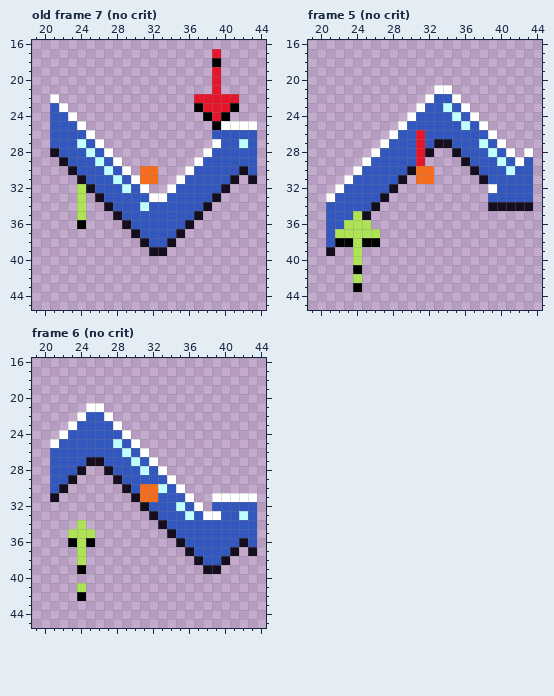
Two versions of one pixel-art file, WIP Assets/QuarterReport.aseprite. The picture above was drawn from the file before the commit.
32x48 pixels, 24 frames. Shown: old frame 7 (no crit): x 19..44, y 16..45; frame 5 (no crit): x 19..44, y 16..45; frame 6 (no crit): x 19..44, y 16..45. The old version is drawn lined up with the new one, on the new canvas. The commit also changed other frames, which this record leaves out.
New version:
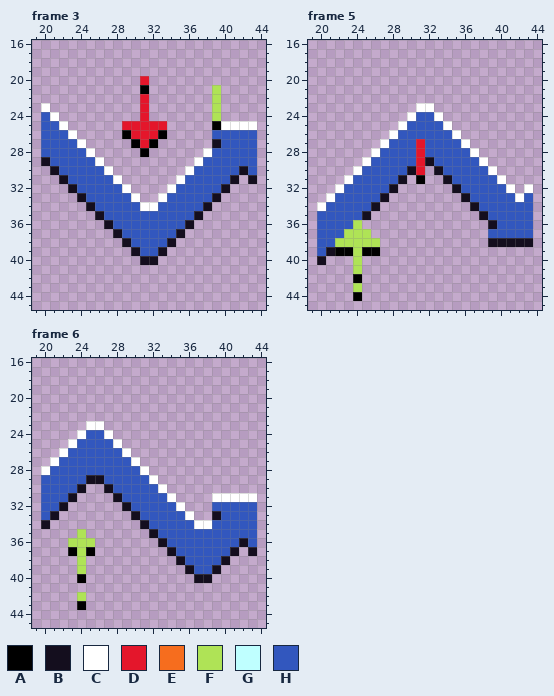
Palette (. is transparent): A #000000  B #140e1e  C #ffffff  D #e4162b  E #f66d1e  F #afe356  G #bfffff  H #3257be
A new or re-ordered frame is compared with the old frame closest to it.
Author's note on the commit: quarterly report is in and bigstox floppy
Changes in this commit:
canvas 32x48 -> 64x64, the old top-left corner now at 16,7
frames re-ordered
--- frame 3 against old frame 7 (no crit)
@@ x 19..44 @@
 16 ..........................
-17 ....................D.....
-18 ....................A.....
-19 ....................D.....
-20 ....................D.....
-21 ....................D.....
-22 ..C...............DDDDD...
-23 ..HC..............ADDDA...
-24 ..HHC..............ADA....
-25 ..HHHC..............ACCCC.
-26 ..HHHHC.............HHHHH.
-27 ..HHHGHC............CHHGH.
-28 ..BHHHGHC..........CHHHHH.
-29 ...BHHHGHC........CHHHHHH.
-30 ....BHHHGHC.EE...CHHHHHBH.
-31 .....BHHHGHCEE..CHHHHHB.B.
-32 .....FBHHHGHC..CHHHHHB....
-33 .....F.BHHHHHCCHHHHHB.....
-34 .....F..BHHHGHHHHHHB......
-35 .....F...BHHHHHHHHB.......
-36 .....A....BHHHHHHB........
-37 ...........BHHHHB.........
-38 ............BHHB..........
-39 .............BB...........
-40 ..........................
+17 ..........................
+18 ..........................
+19 ..........................
+20 ............D.............
+21 ............A.......F.....
+22 ............D.......F.....
+23 .C..........D.......F.....
+24 .HC.........D.......F.....
+25 .HHC......DDDDD.....ACCCC.
+26 .HHHC.....ADDDA.....HHHHH.
+27 .HHHHC.....ADA......BHHHH.
+28 .HHHHHC.....A......CHHHHH.
+29 .BHHHHHC..........CHHHHHH.
+30 ..BHHHHHC........CHHHHHBH.
+31 ...BHHHHHC......CHHHHHB.B.
+32 ....BHHHHHC....CHHHHHB....
+33 .....BHHHHHC..CHHHHHB.....
+34 ......BHHHHHCCHHHHHB......
+35 .......BHHHHHHHHHHB.......
+36 ........BHHHHHHHHB........
+37 .........BHHHHHHB.........
+38 ..........BHHHHB..........
+39 ...........BHHB...........
+40 ............BB............
 41 ..........................
--- frame 5
@@ x 19..44 @@
 20 ..........................
-21 ..............CC..........
-22 .............CHHC.........
-23 ............CHHGHC........
-24 ...........CHHHHGHC.......
-25 ..........CHHHHHHGHC......
-26 .........CHHDHHHHHHHC.....
-27 ........CHHHDHBBHHHGHC....
-28 .......CHHHHDB..BHHHGHC.C.
-29 ......CHHHHHD....BHHHGHCH.
-30 .....CHHHHHBEE....BHHHGHH.
-31 ....CHHHHHB.EE.....BHHHHH.
-32 ...CHHHHHB..........CHHHH.
-33 ..CHHHHHB...........HHHHH.
-34 ..HHHHHB............BBBBB.
-35 ..HHHFB...................
-36 ..HHFFF...................
-37 ..HFFFFF..................
-38 ..HAAFAA..................
-39 ..B..F....................
-40 .....F....................
-41 .....A....................
-42 .....F....................
-43 .....A....................
-44 ..........................
+21 ..........................
+22 ..........................
+23 ............CC............
+24 ...........CHHC...........
+25 ..........CHHHHC..........
+26 .........CHHHHHHC.........
+27 ........CHHHDHHHHC........
+28 .......CHHHHDHHHHHC.......
+29 ......CHHHHHDBHHHHHC......
+30 .....CHHHHHBD.BHHHHHC.....
+31 ....CHHHHHB.A..BHHHHHC....
+32 ...CHHHHHB......BHHHHHC.C.
+33 ..CHHHHHB........BHHHHHCH.
+34 .CHHHHHB..........BHHHHHH.
+35 .HHHHHB............BHHHHH.
+36 .HHHHF..............BHHHH.
+37 .HHHFFF.............HHHHH.
+38 .HHFFFFF............BBBBB.
+39 .HBAAFAA..................
+40 .B...F....................
+41 .....F....................
+42 .....A....................
+43 .....F....................
+44 .....A....................
 45 ..........................
--- frame 6
@@ x 19..44 @@
 20 ..........................
-21 ......CC..................
-22 .....CHHC.................
-23 ....CHHHHC................
-24 ...CHHHHHHC...............
-25 ..CHHHHHHGHC..............
-26 ..HHHHHHHHGHC.............
-27 ..HHHHBBHHHGHC............
-28 ..HHHB..BHHHGHC...........
-29 ..HHB....BHHHHHC..........
-30 ..HB......BHEEGHC.........
-31 ..B........BEEHHHC..CCCCC.
-32 ............BHHHGHC.HHHHH.
-33 .............BHHHGHCCHHGH.
-34 .....F........BHHHHHHHHHH.
-35 ....FFF........BHHHHHHHHH.
-36 ....AFA.........BHHHHHHBH.
-37 .....F...........BHHHHB.B.
-38 .....F............BHHB....
-39 .....A.............BB.....
-40 ..........................
-41 .....F....................
-42 .....A....................
-43 ..........................
+21 ..........................
+22 ..........................
+23 ......CC..................
+24 .....CHHC.................
+25 ....CHHHHC................
+26 ...CHHHHHHC...............
+27 ..CHHHHHHHHC..............
+28 .CHHHHHHHHHHC.............
+29 .HHHHHBBHHHHHC............
+30 .HHHHB..BHHHHHC...........
+31 .HHHB....BHHHHHC....CCCCC.
+32 .HHB......BHHHHHC...HHHHH.
+33 .HB........BHHHHHC..BHHHH.
+34 .B..........BHHHHHCCHHHHH.
+35 .....F.......BHHHHHHHHHHH.
+36 ....FFF.......BHHHHHHHHBH.
+37 ....AFA........BHHHHHHB.B.
+38 .....F..........BHHHHB....
+39 .....F...........BHHB.....
+40 .....A............BB......
+41 ..........................
+42 .....F....................
+43 .....A....................
 44 ..........................
